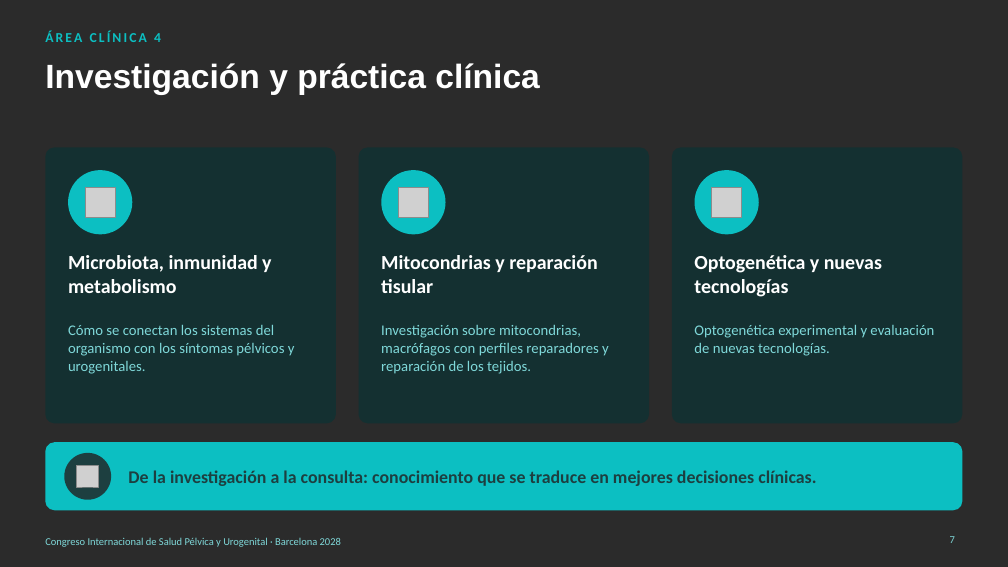
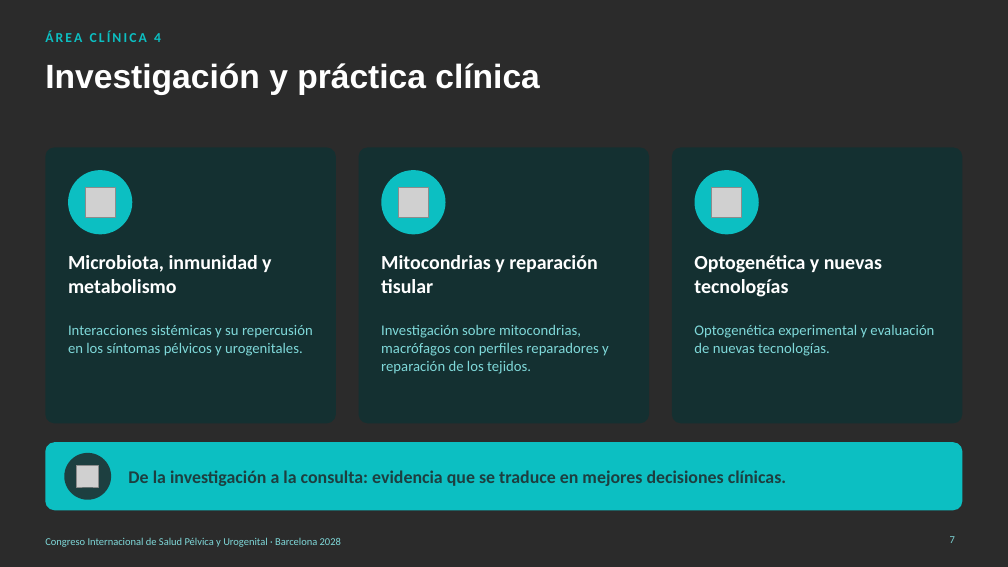
Before and after one commit to walam-bcn/formacion-olivier-bazin, a slide deck: slide 7 of Presentacion_ACU_Congreso_Barcelona_2028.pptx. Drawn at 1008x567 pixels with LibreOffice and Linux fonts; fonts in the diff are those of the drawing; grey boxes stand for pictures; background and template pictures are left out; a plain dark background stands for a picture behind light text. Boxes give left, top, right and bottom in pixels: in the first picture for what was removed or moved away, otherwise in the second. Text is boxed around its words. In the diff, an @@ line names an element or a change of style, - is before the commit and + after.

```diff
--- a/Presentacion_ACU_Congreso_Barcelona_2028.pptx
+++ b/Presentacion_ACU_Congreso_Barcelona_2028.pptx
@@ text at [68,325,313,356]: text changed @@
-Cómo se conectan los sistemas del organismo con los síntomas pélvicos y urogenitales.
+Interacciones sistémicas y su repercusión en los síntomas pélvicos y urogenitales.
@@ text at [128,470,786,486]: text changed @@
-De la investigación a la consulta: conocimiento que se traduce en mejores decisiones clínicas.
+De la investigación a la consulta: evidencia que se traduce en mejores decisiones clínicas.
```
Also in this commit, not shown: 2 other slides changed.
